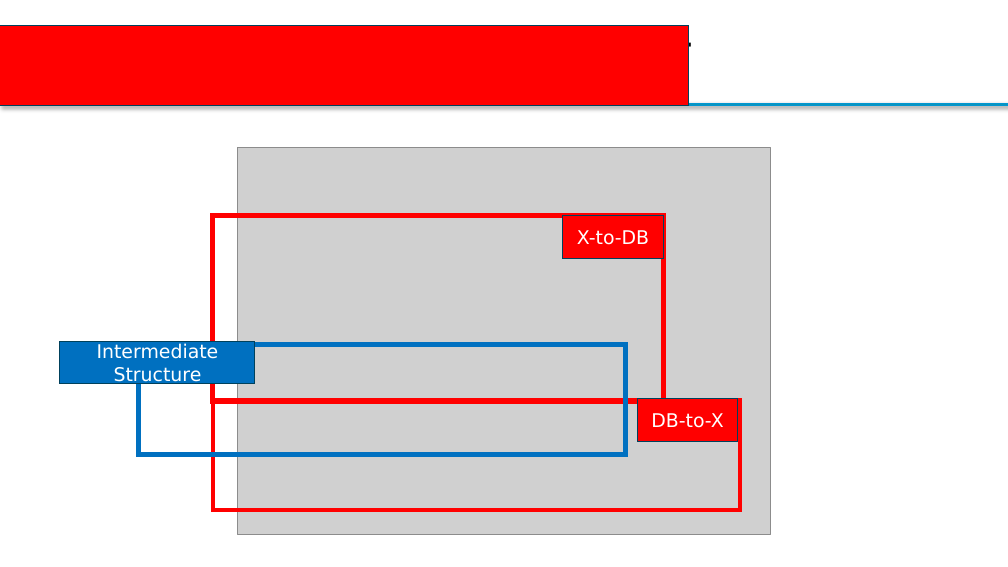
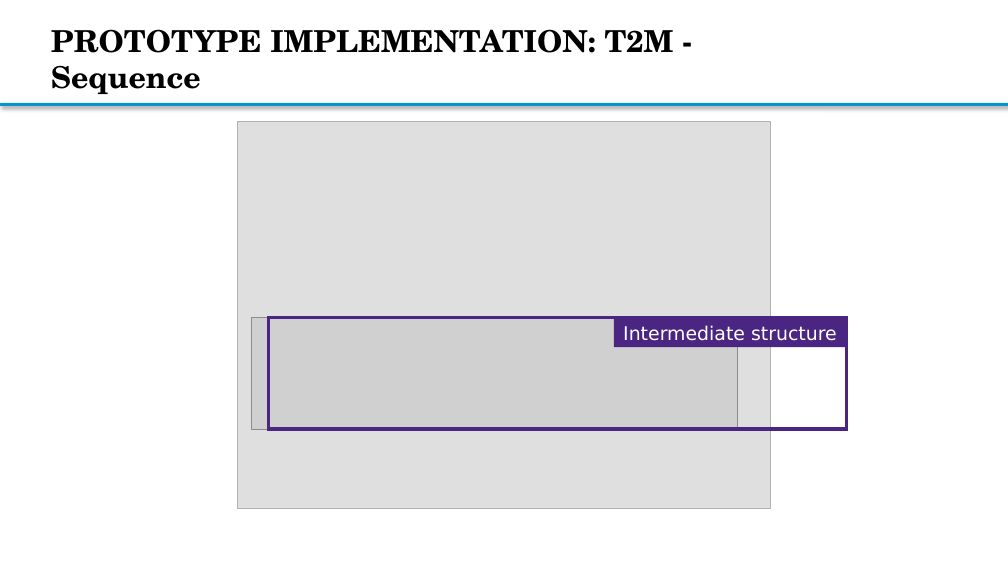
Before and after one commit to Bimi1804/BiT-ReNU, a slide deck: slide 33 of MasterThesis_Presentation2_MarkusBimassl.pptx (slide 20 before the commit). Drawn at 1008x567 pixels with LibreOffice and Linux fonts; fonts in the diff are those of the drawing; grey boxes stand for pictures; background and template pictures are left out. Boxes give left, top, right and bottom in pixels: in the first picture for what was removed or moved away, otherwise in the second. Text is boxed around its words. In the diff, an @@ line names an element or a change of style, - is before the commit and + after.

```diff
--- a/MasterThesis_Presentation2_MarkusBimassl.pptx
+++ b/MasterThesis_Presentation2_MarkusBimassl.pptx
@@ rectangle removed at bbox=[0, 26, 689, 105] @@
@@ rectangle: place and size @@
-rectangle at bbox=[213, 401, 740, 510]
+rectangle at bbox=[201, 111, 821, 515]
@@ rectangle at bbox=[201, 111, 821, 515]: fill none to #FFFFFF at 32% opacity; outline #FF0000 4.5 pt to none @@
@@ picture: place and size @@
-picture at bbox=[237, 147, 771, 534]
+picture at bbox=[237, 121, 771, 508]
@@ rectangle removed at bbox=[212, 216, 663, 402] @@
@@ rectangle removed at bbox=[563, 216, 663, 259] @@
-X-to-DB
@@ picture added at bbox=[251, 318, 738, 429] @@
@@ rectangle added at bbox=[269, 318, 847, 429], outline #4B2582 3 pt @@
@@ rectangle "Intermediate structure": place and size @@
-rectangle "Intermediate structure" at bbox=[60, 341, 255, 384]
+rectangle "Intermediate structure" at bbox=[614, 318, 846, 347]
@@ rectangle "Intermediate structure" at bbox=[614, 318, 846, 347]: fill #0070C0 to #4B2582; outline #00425C 1 pt to none @@
@@ text in rectangle at bbox=[623, 325, 837, 341]: text changed @@
-Intermediate Structure
+Intermediate structure
@@ rectangle removed at bbox=[138, 345, 626, 454] @@
@@ rectangle removed at bbox=[637, 399, 738, 442] @@
-DB-to-X
```
Also in this commit, not shown: 6 other slides changed, 15 slides added.
